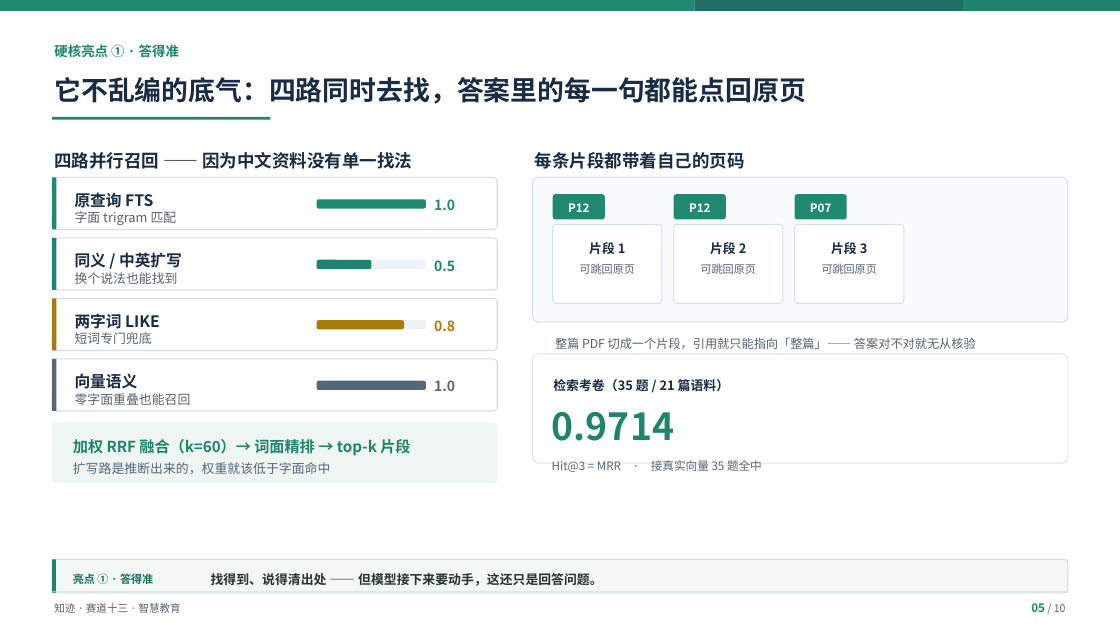
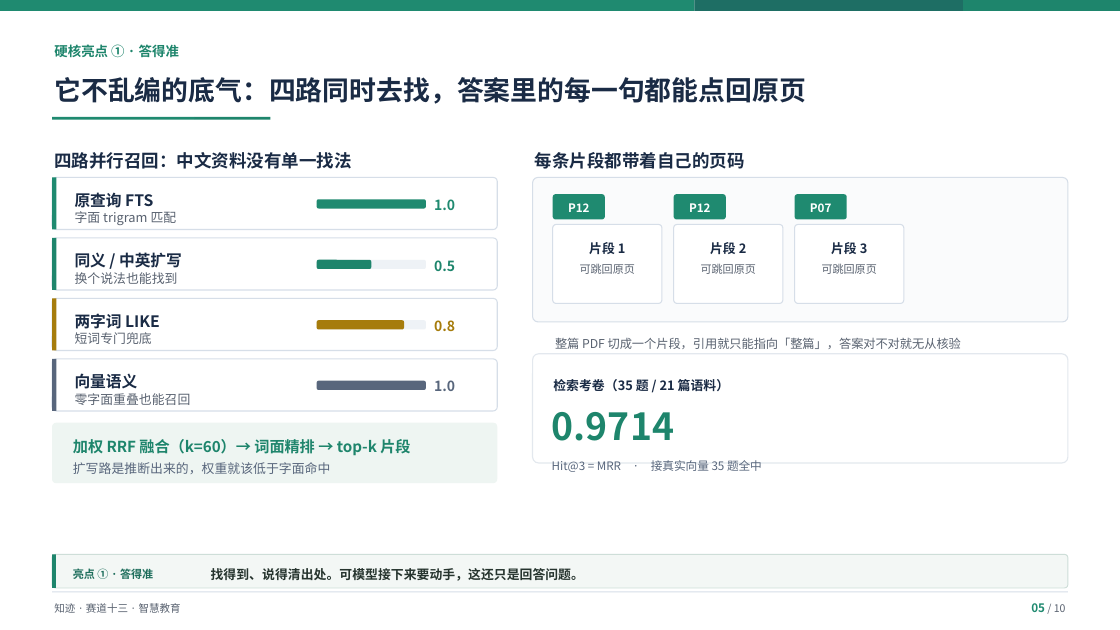
Before and after one commit to Baicaicn23/StudyGraph, a slide deck: slide 5 of docs/作品集/参赛/知迹答辩/知迹答辩.pptx. Drawn at 1120x630 pixels with LibreOffice and Linux fonts; fonts in the diff are those of the drawing. Boxes give left, top, right and bottom in pixels: in the first picture for what was removed or moved away, otherwise in the second. Text is boxed around its words. In the diff, an @@ line names an element or a change of style, - is before the commit and + after.

Commit message:
feat(参赛): p02 加真实情景，全篇文案去 AI 味
按用户要求用 deai-humanizer skill 处理文案，并加一个真实的人：

p02 改为小李的一周（周一晚上 / 周三下午 / 周五晚上），第一人称「我」，
带 [P12]、「概念混淆」等具体细节；右栏从这段经历里抽出「那几次翻车，坏在三处」。
标题改为「它答得很顺，我一翻书，它连定理条件都记错了」。
p04 改「换成知迹之后，这四周是这样过的」—— 与 p02 构成「翻车 → 后来」，不重复。

全篇文案过 humanizer（report 档：保事实与结构清晰，不强行随意）：
- 破折号过量 7 处 → 改逗号/冒号/句号
- 空泛大词「闭环」×2 → 「接起来」「一条线」
- 连续句复用同词（三件事 / 纯函数）→ 换说法
最终 selfcheck.py 0 命中通过。

顺带修：结论条高度缩到 0.40 后未同步降位置，8 页压到页脚线 0.02。
统一位置 6.60（底 7.00，与页脚线 7.04 留 0.04 间隙）。

验证：lint_deck 的 OVERFLOW/OCCLUSION/LOW CONTRAST 计数 0

```diff
--- a/docs/作品集/参赛/知迹答辩/知迹答辩.pptx
+++ b/docs/作品集/参赛/知迹答辩/知迹答辩.pptx
@@ text at [54,152,351,169]: text changed @@
-四路并行召回 —— 因为中文资料没有单一找法
+四路并行召回：中文资料没有单一找法
@@ text at [555,337,961,349]: text changed @@
-整篇 PDF 切成一个片段，引用就只能指向「整篇」—— 答案对不对就无从核验
+整篇 PDF 切成一个片段，引用就只能指向「整篇」，答案对不对就无从核验
@@ 1 text, 1 rounded rectangle, 1 rectangle: place and size @@
-1 text, 1 rounded rectangle, 1 rectangle at [52,560,1068,593]
+1 text, 1 rounded rectangle, 1 rectangle at [52,555,1068,588]
@@ text at [211,568,584,581]: text changed @@
-找得到、说得清出处 —— 但模型接下来要动手，这还只是回答问题。
+找得到、说得清出处。可模型接下来要动手，这还只是回答问题。
```
Also in this commit, not shown: 8 other slides changed, 2 other files.
